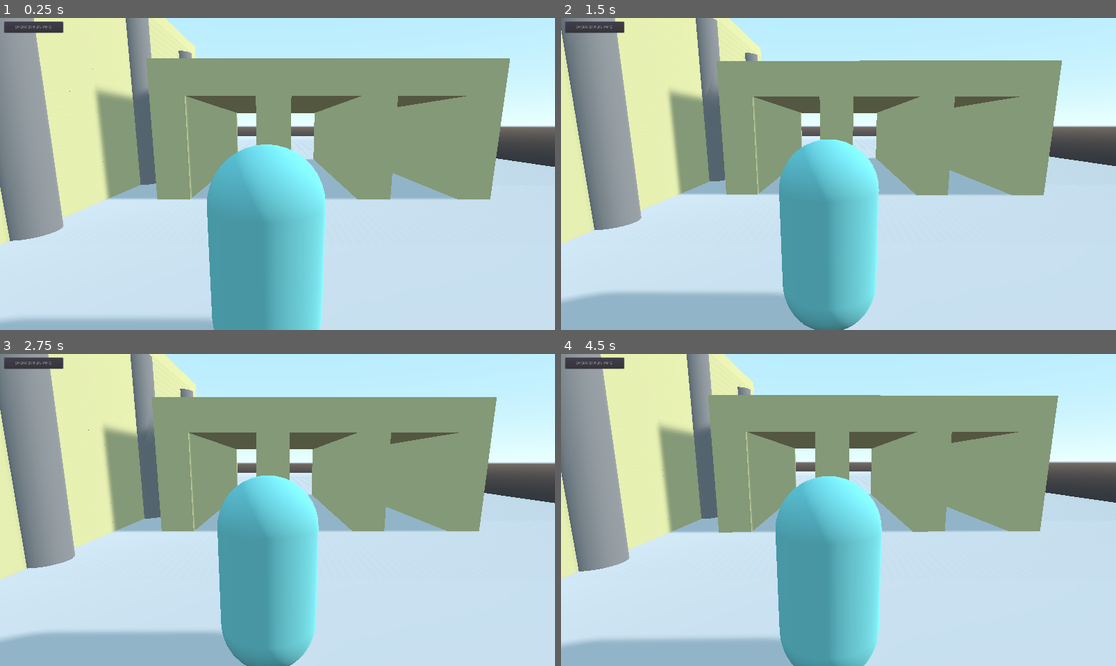
Above: before the commit, frames 1-4 (two rows, left to right).
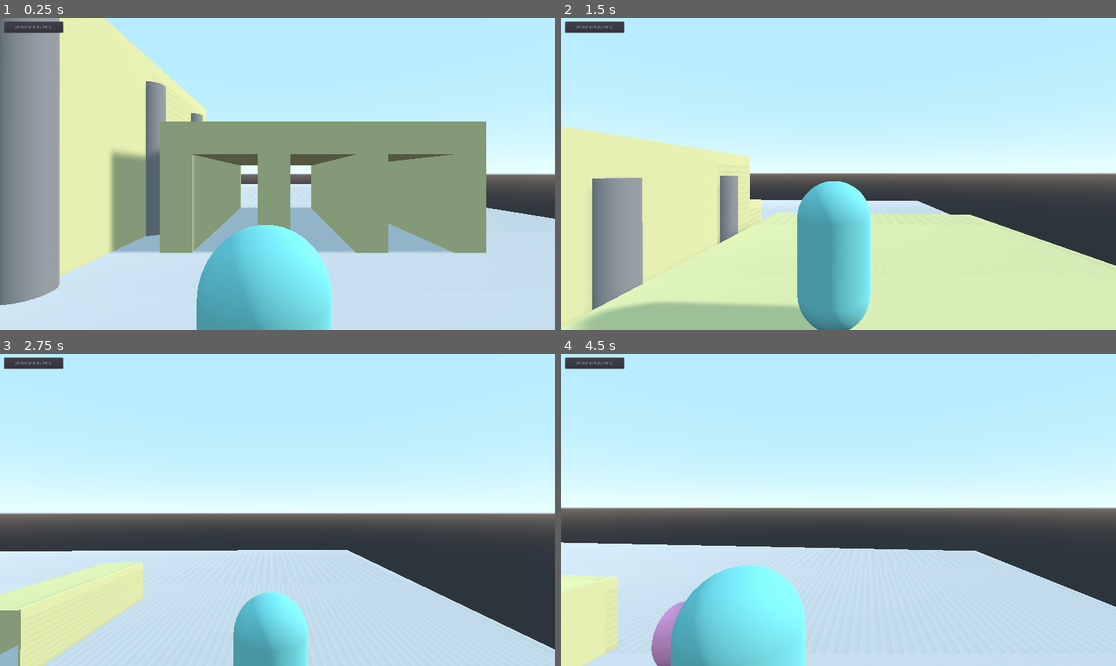
Above: after the commit, the same moments.

Repository: binaryorange/ECC
Game: Godot game, scene res://Scenes/Objects/Testing.tscn
The game is run twice, just before and just after one commit, with the same random seed, the same clock (stepped at 60 frames per second) and the same inputs.
Inputs (mouse positions are in pixels of both pictures, inside the frame that each line leads up to):
- Up to frame 1 (0.25 s): no input
- Up to frame 2 (1.5 s): move the mouse to (866, 174) at 0.52 s; hold Mouse wheel up (mouse_zoom_in) 0.53-1.28 s; hold W (move_up, bound only after the commit) from 0.53 s (still down); tap Space (jump, bound only after the commit) at 0.77 s; move the mouse to (810, 174) at 1.27 s; tap Mouse wheel down (mouse_zoom_out) at 1.35 s
- Up to frame 3 (2.75 s): keep holding W (move_up, bound only after the commit); tap Space (jump, bound only after the commit) at 1.52 s; move the mouse to (288, 503) at 2.02 s; hold Mouse wheel up (mouse_zoom_in) from 2.03 s (still down)
- Up to frame 4 (4.5 s): move the mouse to (832, 516) at 2.77 s; release Mouse wheel up (mouse_zoom_in) at 2.78 s; tap Mouse wheel down (mouse_zoom_out) at 2.85, 4.35 s; tap Space (jump, bound only after the commit) at 3.02, 3.77 s; move the mouse to (877, 513) at 3.52 s; hold Mouse wheel up (mouse_zoom_in) 3.53-4.28 s; tap Escape (capture_mouse) at 4.15 s; move the mouse to (672, 463) at 4.27 s; release W (move_up, bound only after the commit) at 4.28 s; hold A (move_left, bound only after the commit) from 4.28 s (still down); click (672, 463) at 4.42 s

The runs differ from the first frame. In frame 1, 48% of the frame differs, in the area x 0-100%, y 0-100%; in frame 2, 79%; in frame 3, 72%; in frame 4, 70%.
Error in both runs: Invalid get index 'name' (on base: 'Nil'). (res://Scenes/GUI/Debug.gd:35)

Commit message:
Big Changes
- Finally added mouse/keyboard support, but it's wonky!
- Changed a lot of code to make it more readable and more efficient to do so.
- Took the rotational value of the x gimbal into consideration when moving the camera up and down so that it wll properly point up or down when clipping against ground/ceilings

Diff:
--- a/ECC_TPController/ECC_TPController.gd
+++ b/ECC_TPController/ECC_TPController.gd
@@ -9,9 +9,9 @@
 # this will capture our clip camera
 export (NodePath) var ClipCamera
 
-# this will capture our exception for the clip camera, which should be the player,
-# so that we don't clip to ourselves!
-export (NodePath) var Player
+# this is our target that the camera needs to "see", and it will also be excluded from collision
+# with the camera.
+export (NodePath) var Target
 
 # export our clip cam's margin
 export (float, 0, 32) var ClipCameraMargin = 0
@@ -23,7 +23,7 @@
 export (float, 1, 179) var ViewCameraFOV = 65
 
 # export our view cam distance offset
-export (float, 0, 1.0) var ViewCameraDistanceOffset = 0.25
+export (float, 0, 2.0) var ViewCameraDistanceOffset = 1.0
 
 # export our minimum camera distance
 export (float, -2, 2) var MinViewCameraDistance = -1.5
@@ -32,21 +32,21 @@
 export (float, 0.01, 1.0) var CameraSmoothness = 0.03
 
 # export our collision probe size
-export (float, 1.0, 2.0) var CollisionProbeSize = 1.0
+export (float, 1.0, 3.0) var CollisionProbeSize = 3.0
 
 # this lets us set the maximum distance that the raycast for detecting Confined Spaces will work
-export (float, 2.0, 16.0) var ConfinedSpaceDistance = 8.0
+export (float, 0.0, 16.0) var ConfinedSpaceDistance = 10.0
 
 # export our rotational speed
 export (float, 0.1, 2.0) var RotateSensitivity = 1.75
 
 # export our max and min camera angles
-export (float) var MaxCameraAngle = 45
-export (float) var MinCameraAngle = -50
+export (float) var MaxCameraAngle = 25
+export (float) var MinCameraAngle = -60
 
 # allow the user to choose if there's a follow delay or not
 export (bool) var EnableFollowDelay = true
-export (float) var FollowSmoothing = 0.07
+export (float) var FollowSmoothing = 0.09
 
 # our local variables
 
@@ -66,7 +66,7 @@
 var player
 var collision_probe_shape
 var helper_mesh
-var mouse_settings
+var MouseControls
 
 # our booleans
 var can_clip = false
@@ -89,6 +89,7 @@
 var clip_offset = 0.0
 var view_cam_z = 0.0
 var new_view_cam_offset = 0.0
+var rotational_offset = 0.0
 
 # Called when the node enters the scene tree for the first time.
 func _ready():
@@ -96,25 +97,25 @@
 	# grab our nodes
 	y_gimbal = self
 	x_gimbal = $"X Gimbal"
-	mouse_settings = $MouseSettings
+	MouseControls = $MouseControls
 
 	# check ViewCamera, if it's empty, throw an error, if not, assign it to view_cam
 	if !ViewCamera.is_empty():
 		view_cam = get_node(ViewCamera)
 	else:
-		$ECCLog.log_error($ECCLog.WARN.ERR, "No node assigned to %s! Assign a node to %s and try again.", $ECCLog.NODE.V_CAM)
+		$ECCLog.unassigned_node_error($ECCLog.WARN_LEVEL.ERROR, $ECCLog.NODE_NAME.V_CAM)
 
 	# do the same for ClipCamera
 	if !ClipCamera.is_empty():
 		clip_cam = get_node(ClipCamera)
 	else:
-		$ECCLog.log_error($ECCLog.WARN.ERR, "No node assigned to %s! Assign a node to %s and try again.", $ECCLog.NODE.C_CAM)
+		$ECCLog.unassigned_node_error($ECCLog.WARN_LEVEL.ERROR, $ECCLog.NODE_NAME.C_CAM)
 
 	# and the same for the player
-	if !Player.is_empty():
-		player = get_node(Player)
-	else:
-		$ECCLog.log_error($ECCLog.WARN.ERR, "No node assigned to %s! Assign a node to %s and try again.", $ECCLog.NODE.CC_PLAYER)
+	if !Target.is_empty():
+		player = get_node(Target)
+	else:
+		$ECCLog.unassigned_node_error($ECCLog.WARN_LEVEL.ERROR, $ECCLog.NODE_NAME.TARGET)
 
 	helper_mesh = $"X Gimbal/HelperMesh"
 	collision_probe_shape = $"X Gimbal/ViewCamera/CanClipDetector/CollisionShape"
@@ -137,13 +138,13 @@
 	print("Stored the Gimbal's offset value as " + str(gimbal_offset))
 
 	# capture the mouse if we have enabled mouse input
-	if mouse_settings.MouseMode:
+	if MouseControls.EnableMouse:
 		# ensure we capture the mouse
-		mouse_settings.mouse_captured = true
+		MouseControls.EnableMouse = true
 		Input.set_mouse_mode(Input.MOUSE_MODE_CAPTURED)
 
 		# now make sure our View Cam Offset is set appropriately
-		new_view_cam_offset = mouse_settings.ViewCamDistanceOverride * mouse_settings.ClipDistanceMultiplier
+		new_view_cam_offset = MouseControls.ViewCamDistanceOverride
 	else:
 		new_view_cam_offset = ViewCameraDistanceOffset
 
@@ -170,9 +171,9 @@
 	# set view_cam_z to the view cam's z transform
 	view_cam_z = view_cam.transform.origin.z
 
-	# add the Player node
-	clip_cam.add_exception(get_node(Player))
-	print("Added " + str(get_node(Player).name) + " to " + str(get_node(ClipCamera).name) + " as collision exception")
+	# add the Target node
+	clip_cam.add_exception(get_node(Target))
+	print("Added " + str(get_node(Target).name) + " to " + str(get_node(ClipCamera).name) + " as collision exception")
 
 	# set the size of our collision probe
 	collision_probe_shape.shape.radius = CollisionProbeSize
@@ -193,34 +194,25 @@
 	print("Set View Camera's FOV to " + str(view_cam.get_fov()))
 
 # Called every frame. 'delta' is the elapsed time since the previous frame.
-func _process(delta):
+func _physics_process(delta):
 	_get_input()
 	_update_camera(delta)
 
+
 # support mouse input
 func _input(event):
-	if mouse_settings.mouse_captured:
+	if MouseControls.EnableMouse:
 		# move the gimbal depending on mouse movement
 		if event is InputEventMouseMotion:
 
 			# handle upwards movement
-			if event.relative.y < mouse_settings.MaxMouseMoveSpeed and event.relative.y > -mouse_settings.MaxMouseMoveSpeed:
-				cam_up = deg2rad(event.relative.y * -1)
-			elif event.relative.y < -mouse_settings.MaxMouseMoveSpeed:
-				cam_up = deg2rad(-mouse_settings.MaxMouseMoveSpeed * -1)
-			elif event.relative.y >= mouse_settings.MaxMouseMoveSpeed:
-				cam_up = deg2rad(mouse_settings.MaxMouseMoveSpeed * -1)
+			cam_up = deg2rad(event.relative.y * -1)
 
 			# handle sideways movement
-			#if event.relative.x < mouse_settings.MaxMouseMoveSpeed and event.relative.x > -mouse_settings.MaxMouseMoveSpeed:
 			cam_right = deg2rad(event.relative.x)
-			#elif event.relative.x < -mouse_settings.MaxMouseMoveSpeed:
-			#	cam_right = deg2rad(-mouse_settings.MaxMouseMoveSpeed * 100)
-
-			# set mouse_moved to true to tell the camera we are moving the gimbal
-			mouse_settings.mouse_moved = true
-
-
+
+			# we are moving
+			MouseControls.mouse_moved = true
 
 		# change the zoom level depending on which mouse wheel action has taken place
 		if event is InputEventMouseButton:
@@ -233,7 +225,7 @@
 func _get_input():
 
 	# get joystick movement data if we are not using the mouse
-	if !mouse_settings.mouse_captured:
+	if !MouseControls.EnableMouse:
 
 		# store the player's input information
 		player_right = Input.get_action_strength("move_left") - Input.get_action_strength("move_right")
@@ -257,28 +249,28 @@
 
 	# uncapture or recapture the mouse
 	if Input.is_action_just_pressed("capture_mouse"):
-		mouse_settings.mouse_captured = !mouse_settings.mouse_captured
-
-		if mouse_settings.mouse_captured:
+		MouseControls.EnableMouse = !MouseControls.EnableMouse
+
+		if MouseControls.EnableMouse:
 			Input.set_mouse_mode(Input.MOUSE_MODE_CAPTURED)
-			new_view_cam_offset = mouse_settings.ViewCamDistanceOverride * mouse_settings.ClipDistanceMultiplier
+			new_view_cam_offset = MouseControls.ViewCamDistanceOverride
 		else:
 			Input.set_mouse_mode(Input.MOUSE_MODE_VISIBLE)
 			new_view_cam_offset = ViewCameraDistanceOffset
 
 # update the camera's position and rotation
 func _update_camera(delta):
+	# update the camera's position
+	_position_camera()
+
+	# now check for any confined spaces
+	_confined_space_check()
+
 	# now check for occluding geometry
 	_check_for_occlusion()
 
-	# update the camera's position
-	_position_camera()
-
 	# now update the camera's rotation
 	_rotate_camera(delta)
-
-	# now check for any confined spaces
-	_confined_space_check()
 
 	# now rotate to the player
 	_rotate_to_player()
@@ -300,22 +292,31 @@
 func _rotate_camera(delta):
 
 	# set the rotational values of the gimbals
-	if !mouse_settings.mouse_captured:
+	if !MouseControls.EnableMouse:
 		self.rotate_y(stickInput.x * RotateSensitivity * delta)
 		x_gimbal.rotate_x(stickInput.y * RotateSensitivity * delta)
-	elif mouse_settings.mouse_captured and mouse_settings.mouse_moved:
-		self.rotate_y(-cam_right/mouse_settings.MouseSensitivity * delta)
-		x_gimbal.rotate_x(cam_up/mouse_settings.MouseSensitivity * delta)
+	elif MouseControls.EnableMouse and MouseControls.mouse_moved:
+		self.rotate_y(-cam_right * MouseControls.MouseSensitivity * delta)
+		x_gimbal.rotate_x(cam_up * MouseControls.MouseSensitivity * delta)
 
 	# reset mouse_moved so that we don't update the gimbal's rotation automatically every frame
 	# while using the mouse instead of the gamepad
-	mouse_settings.mouse_moved = false
+	MouseControls.mouse_moved = false
 
 	# clamp the x rotation
 	var x_gimbal_rotation = x_gimbal.rotation_degrees
 	x_gimbal_rotation.x = clamp(x_gimbal_rotation.x, MinCameraAngle, MaxCameraAngle)
 	x_gimbal.rotation_degrees = x_gimbal_rotation
 
+	# adjust rotation of camera depending on angle
+	view_cam.rotation_degrees.x = (x_gimbal_rotation.x)/5
+
+	# get the rotational offset data and use it to position the camera
+	if view_cam.rotation_degrees.x > 0:
+		rotational_offset = 0
+	else:
+		rotational_offset = 0
+
 # check for occluding objects
 func _check_for_occlusion():
 
@@ -343,7 +344,7 @@
 	if can_clip:
 
 		# set the new distance
-		new_distance = zooms[zoom] - new_view_cam_offset - clip_offset
+		new_distance = zooms[zoom] - new_view_cam_offset - rotational_offset - clip_offset
 
 		# check the new distance. If it is less than the current distance, immediately clip to the new distance
 		if new_distance < view_cam_z:
@@ -354,7 +355,7 @@
 			distance = new_distance
 	else:
 		# set the new distance
-		new_distance = zooms[zoom] - new_view_cam_offset - clip_offset
+		new_distance = zooms[zoom] - new_view_cam_offset - rotational_offset - clip_offset
 
 		# lerp the camera backwards with the clip offset in mind because there *IS* a collision, it's just
 		# not registering yet but we know it will
@@ -363,13 +364,18 @@
 			# set distance with clip offset in mind
 			distance = new_distance
 
-		elif clipping and stickInput.length() == 0 and player_input == 0:
+		elif !MouseControls.EnableMouse and clipping and stickInput.length() == 0 and player_input == 0:
 			# we are not rotating the camera or moving the player, and we're still clipping to something,
 			# so show the player by snapping the camera forward again
-			view_cam_z = zooms[zoom] - new_view_cam_offset - clip_offset
+			view_cam_z = zooms[zoom] - new_view_cam_offset - rotational_offset - clip_offset
+
+		elif MouseControls.EnableMouse and clipping and !MouseControls.mouse_moved and player_input == 0:
+			# we are not rotating the camera or moving the player, and we're still clipping to something,
+			# so show the player by snapping the camera forward again
+			view_cam_z = zooms[zoom] - new_view_cam_offset - rotational_offset - clip_offset
 		else:
 			# no collision at all, so set the camera to the correct distance
-			distance = zooms[zoom] - new_view_cam_offset
+			distance = zooms[zoom] - new_view_cam_offset - rotational_offset
 
 	# ensure the camera doesn't go past its distance minimum
 	if view_cam_z <= MinViewCameraDistance:
@@ -417,7 +423,7 @@
 # change the zoom level of the camera
 func _zoom_camera(var amount):
 	# cap the zoom level differently if using the mouse for input
-	if mouse_settings.mouse_captured:
+	if MouseControls.EnableMouse:
 		zoom += amount
 
 		# don't let the player go past the last zoom level
--- a/ECC_TPController/ECC_ThirdPersonController.tscn
+++ b/ECC_TPController/ECC_ThirdPersonController.tscn
@@ -34,9 +34,9 @@
 [node name="CheckInputs" type="Node" parent="."]
 script = ExtResource( 2 )
 
-[node name="MouseSettings" type="Node" parent="."]
+[node name="MouseControls" type="Node" parent="."]
 script = ExtResource( 4 )
-MouseMode = true
+ViewCamDistanceOverride = 1.0
 
 [node name="X Gimbal" type="Spatial" parent="."]
 
@@ -52,7 +52,7 @@
 }
 
 [node name="ViewCamera" type="Camera" parent="X Gimbal"]
-transform = Transform( 1, 0, 0, 0, 0.984808, 0.173648, 0, -0.173648, 0.984808, 0, 0, 5 )
+transform = Transform( 1, 0, 0, 0, 1, 0, 0, 0, 1, 0, 0, 5 )
 doppler_tracking = 1
 current = true
 near = 0.01
@@ -66,7 +66,7 @@
 }
 
 [node name="CanClipDetector" type="Area" parent="X Gimbal/ViewCamera"]
-transform = Transform( 1, 0, 0, 0, 0.999999, 0, 0, 0, 0.999999, 0, 0, 0.25 )
+transform = Transform( 1, 0, 0, 0, 0.999999, 0, 0, 0, 0.999999, 0, 0, 0 )
 input_ray_pickable = false
 
 [node name="CollisionShape" type="CollisionShape" parent="X Gimbal/ViewCamera/CanClipDetector" groups=[
--- a/ECC_TPController/MouseSettings.gd
+++ b/ECC_TPController/MouseSettings.gd
@@ -5,30 +5,14 @@
 # Set the values in the exposed settings in the Inspector to utilize it!
 
 # This is what we use to determine if we start with the mouse or not
-export (bool) var MouseMode = false
+export (bool) var EnableMouse = false
 
 # This determines our smoothing of the rotation when we use the mouse
-export (float, 0.1, 3.0) var MouseSensitivity = 2.0
-
-# This determines our maximum mouse speed
-export (float, 250.0, 500.0) var MaxMouseMoveSpeed = 250.0
+export (float, 2.0, 4.0) var MouseSensitivity = 2.0
 
 # This will override our view camera distance settings when using the mouse, to allow better
 # clipping
-export (float, 0, 3.0) var ViewCamDistanceOverride = 1.0
-
-export (float, 1.0, 3.0) var ClipDistanceMultiplier = 1.0
-
+export (float, 0, 3.0) var ViewCamDistanceOverride = 0.25
 
 # our private variables
-var mouse_captured = false
 var mouse_moved = false
-
-# Called when the node enters the scene tree for the first time.
-func _ready():
-	pass # Replace with function body.
-
-
-# Called every frame. 'delta' is the elapsed time since the previous frame.
-#func _process(delta):
-#	pass
--- a/ECC_TPController/error_logger.gd
+++ b/ECC_TPController/error_logger.gd
@@ -3,13 +3,16 @@
 # This is a custom error logger system for ECC.
 
 var warn_level = ["ECC CRITICAL ERROR: ", "ECC WARNING: "]
-enum WARN {ERR = 0, WARN = 1}
+enum WARN_LEVEL {ERROR = 0, WARN = 1}
 
-var node_names = ["ViewCamera", "ClipCamera", "Player"]
-enum NODE {V_CAM = 0, C_CAM = 1, CC_PLAYER = 1}
+var msg = ["No node assigned to %s, please assign a node and try again!"]
 
-func log_error(level, message, node):
-	var _message = warn_level[level] + message
-	var _node = node_names[node]
-	printerr(_message % [_node, _node])
-	push_error(_message % [_node, _node])
+
+var node_names = ["ViewCamera", "ClipCamera", "Target"]
+enum NODE_NAME {V_CAM = 0, C_CAM = 1, TARGET = 2}
+
+func unassigned_node_error(level, node):
+
+	var _msg = warn_level[level] + msg[0] % node_names[node]
+	printerr(_msg)
+	push_error(_msg)
--- a/Player.gd
+++ b/Player.gd
@@ -123,6 +123,9 @@
 	# zero the y of move
 	move.y = 0
 
+	# normalize move
+	move.normalized()
+
 	# apply our movement vector to our velocity vector
 	if EnableSlide:
 		if stickInput.length() > 0:
--- a/Scenes/Objects/Testing.tscn
+++ b/Scenes/Objects/Testing.tscn
@@ -36,22 +36,21 @@
 FollowCamera = NodePath("../ECC_ThirdPerson")
 
 [node name="ECC_ThirdPerson" parent="." instance=ExtResource( 5 )]
-transform = Transform( -2.8213e-07, 0, -1, 0, 1, 0, 1, 0, -2.8213e-07, -15.968, 4.4, 70.218 )
-Player = NodePath("../TestPlayer")
-ViewCameraFOV = 60.0
-MaxCameraAngle = 35.0
-MinCameraAngle = -70.0
-FollowSmoothing = 0.09
-
-[node name="MouseSettings" parent="ECC_ThirdPerson" index="2"]
-MouseSensitivity = 3.0
-ViewCamDistanceOverride = 0.25
+transform = Transform( -2.8213e-07, 0, -1, 0, 1, 0, 1, 0, -2.8213e-07, -15.968, 4.90267, 70.218 )
+Target = NodePath("../TestPlayer")
+
+[node name="MouseControls" parent="ECC_ThirdPerson" index="2"]
+EnableMouse = true
 
 [node name="ViewCamera" parent="ECC_ThirdPerson/X Gimbal" index="1"]
+transform = Transform( 1, 3.55271e-15, 0, 0, 0.984808, 0.173648, 0, -0.173648, 0.984808, 0, 0, 5 )
+doppler_tracking = 2
 fov = 65.0
 
 [node name="ClippedCamera" parent="ECC_ThirdPerson/X Gimbal/ClipCameraTarget" index="0"]
+doppler_tracking = 2
 fov = 177.0
+process_mode = 0
 
 [node name="ConfinedSpaceCheck" parent="ECC_ThirdPerson" index="4"]
 transform = Transform( 1, 0, 0, 0, 1, 0, 0, 0, 1, -0.185799, -0.260498, 0.250057 )
--- a/project.godot
+++ b/project.godot
@@ -60,26 +60,35 @@
 move_up={
 "deadzone": 0.1,
 "events": [ Object(InputEventJoypadMotion,"resource_local_to_scene":false,"resource_name":"","device":0,"axis":1,"axis_value":-1.0,"script":null)
+, Object(InputEventKey,"resource_local_to_scene":false,"resource_name":"","device":0,"alt":false,"shift":false,"control":false,"meta":false,"command":false,"pressed":false,"scancode":87,"unicode":0,"echo":false,"script":null)
+, Object(InputEventKey,"resource_local_to_scene":false,"resource_name":"","device":0,"alt":false,"shift":false,"control":false,"meta":false,"command":false,"pressed":false,"scancode":16777232,"unicode":0,"echo":false,"script":null)
  ]
 }
 move_down={
 "deadzone": 0.1,
 "events": [ Object(InputEventJoypadMotion,"resource_local_to_scene":false,"resource_name":"","device":0,"axis":1,"axis_value":1.0,"script":null)
+, Object(InputEventKey,"resource_local_to_scene":false,"resource_name":"","device":0,"alt":false,"shift":false,"control":false,"meta":false,"command":false,"pressed":false,"scancode":16777234,"unicode":0,"echo":false,"script":null)
+, Object(InputEventKey,"resource_local_to_scene":false,"resource_name":"","device":0,"alt":false,"shift":false,"control":false,"meta":false,"command":false,"pressed":false,"scancode":83,"unicode":0,"echo":false,"script":null)
  ]
 }
 move_left={
 "deadzone": 0.1,
 "events": [ Object(InputEventJoypadMotion,"resource_local_to_scene":false,"resource_name":"","device":0,"axis":0,"axis_value":-1.0,"script":null)
+, Object(InputEventKey,"resource_local_to_scene":false,"resource_name":"","device":0,"alt":false,"shift":false,"control":false,"meta":false,"command":false,"pressed":false,"scancode":65,"unicode":0,"echo":false,"script":null)
+, Object(InputEventKey,"resource_local_to_scene":false,"resource_name":"","device":0,"alt":false,"shift":false,"control":false,"meta":false,"command":false,"pressed":false,"scancode":16777231,"unicode":0,"echo":false,"script":null)
  ]
 }
 move_right={
 "deadzone": 0.1,
 "events": [ Object(InputEventJoypadMotion,"resource_local_to_scene":false,"resource_name":"","device":0,"axis":0,"axis_value":1.0,"script":null)
+, Object(InputEventKey,"resource_local_to_scene":false,"resource_name":"","device":0,"alt":false,"shift":false,"control":false,"meta":false,"command":false,"pressed":false,"scancode":16777233,"unicode":0,"echo":false,"script":null)
+, Object(InputEventKey,"resource_local_to_scene":false,"resource_name":"","device":0,"alt":false,"shift":false,"control":false,"meta":false,"command":false,"pressed":false,"scancode":68,"unicode":0,"echo":false,"script":null)
  ]
 }
 capture_mouse={
 "deadzone": 0.5,
 "events": [ Object(InputEventKey,"resource_local_to_scene":false,"resource_name":"","device":0,"alt":false,"shift":false,"control":false,"meta":false,"command":false,"pressed":false,"scancode":16777217,"unicode":0,"echo":false,"script":null)
+, Object(InputEventMouseButton,"resource_local_to_scene":false,"resource_name":"","device":0,"alt":false,"shift":false,"control":false,"meta":false,"command":false,"button_mask":0,"position":Vector2( 0, 0 ),"global_position":Vector2( 0, 0 ),"factor":1.0,"button_index":1,"pressed":false,"doubleclick":false,"script":null)
  ]
 }
 mouse_zoom_out={
@@ -110,6 +119,7 @@
 jump={
 "deadzone": 0.5,
 "events": [ Object(InputEventJoypadButton,"resource_local_to_scene":false,"resource_name":"","device":0,"button_index":1,"pressure":0.0,"pressed":false,"script":null)
+, Object(InputEventKey,"resource_local_to_scene":false,"resource_name":"","device":0,"alt":false,"shift":false,"control":false,"meta":false,"command":false,"pressed":false,"scancode":32,"unicode":0,"echo":false,"script":null)
  ]
 }
 
